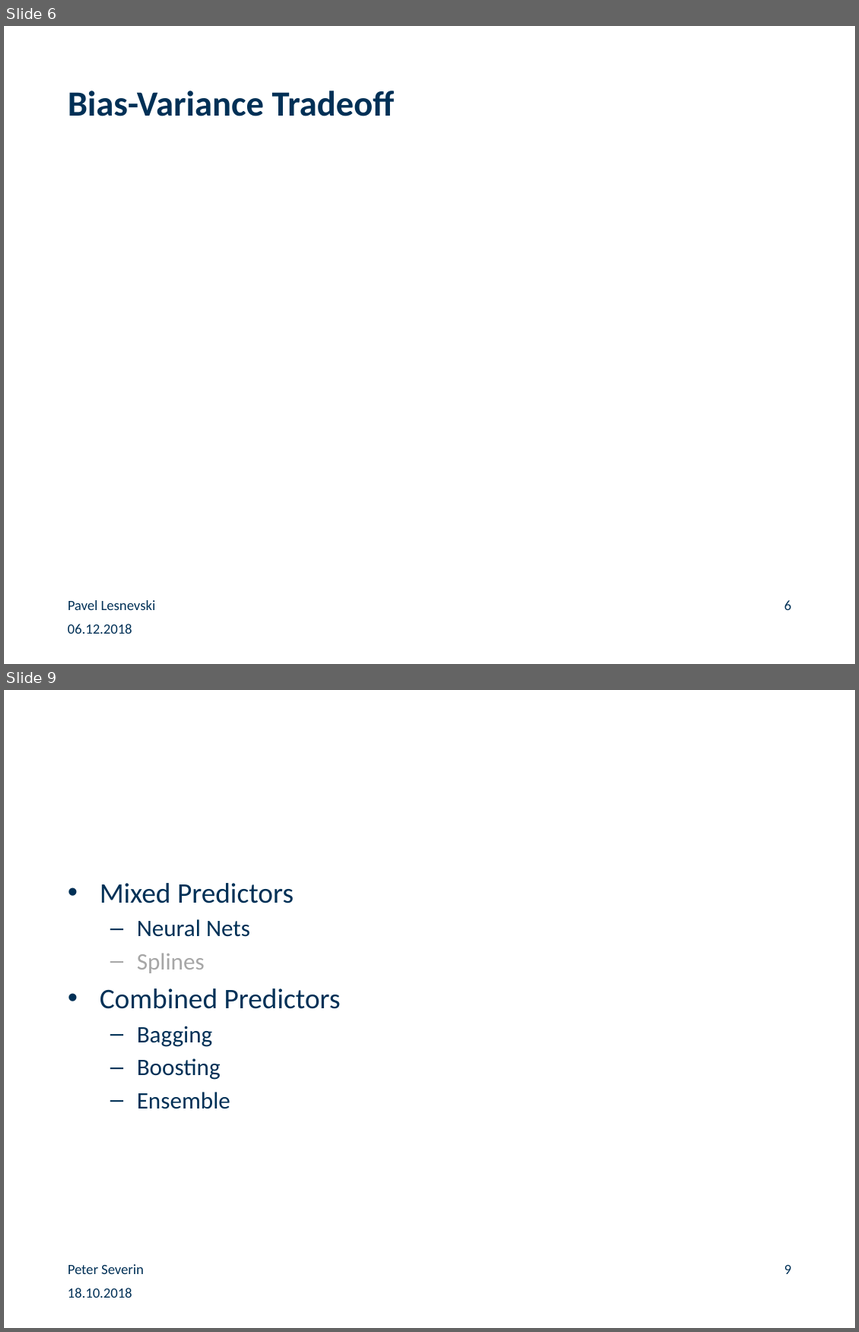
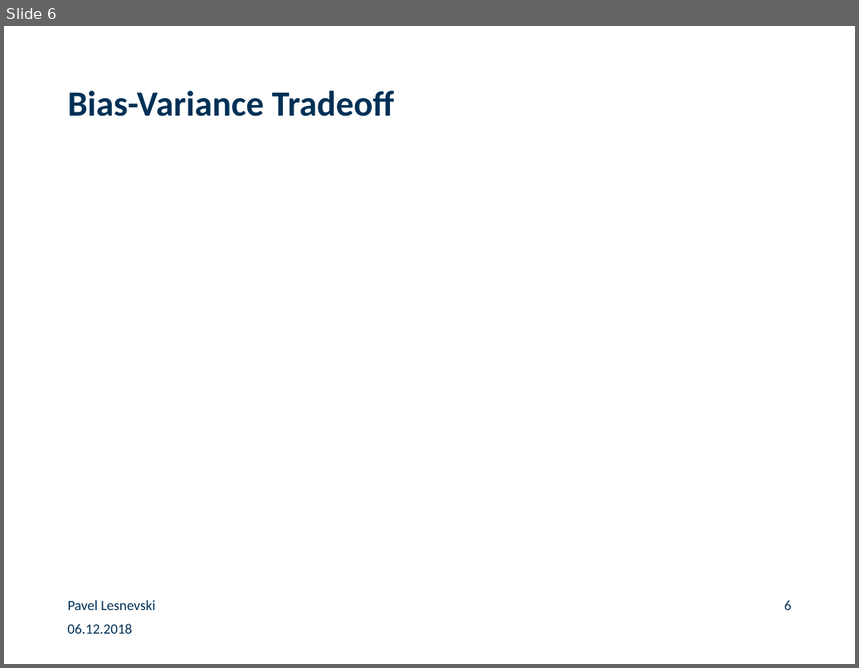
Before and after one commit to paveles/Machine_Learning_and_Equity_Index_Returns, a slide deck: _presentation/MachineLearning_StockMarketReturns.pptx. Shown one above the other, each under a label of ours: slides 6 and 9 before the commit, slide 6 after it; the slides between them are not shown. The pictures are 859x1332 and 859x668 pixels, drawn with LibreOffice and Linux fonts; fonts in the diff are those of the drawing; grey boxes stand for pictures; background and template pictures are left out. Boxes give left, top, right and bottom in pixels: in the first picture for what was removed or moved away, otherwise in the second. Text is boxed around its words. In the diff, an @@ line names an element or a change of style, - is before the commit and + after.

```diff
--- a/_presentation/MachineLearning_StockMarketReturns.pptx
+++ b/_presentation/MachineLearning_StockMarketReturns.pptx
@@ slide 9 removed at (x1=4, y1=690, x2=855, y2=1328), background #FFFFFF @@
@@ text removed at (x1=100, y1=883, x2=341, y2=1110) @@
-• Mixed Predictors
-  – Neural Nets
-  – Splines
-• Combined Predictors
-  – Bagging
-  – Boosting
-  – Ensemble
@@ text removed at (x1=68, y1=1265, x2=144, y2=1274) @@
-Peter Severin
@@ page number removed at (x1=785, y1=1265, x2=791, y2=1274) @@
-9
@@ text removed at (x1=68, y1=1288, x2=132, y2=1298) @@
-18.10.2018
```
Also in this commit, not shown: 8 slides changed, 12 slides added, 3 other slides removed, 3 other files.
